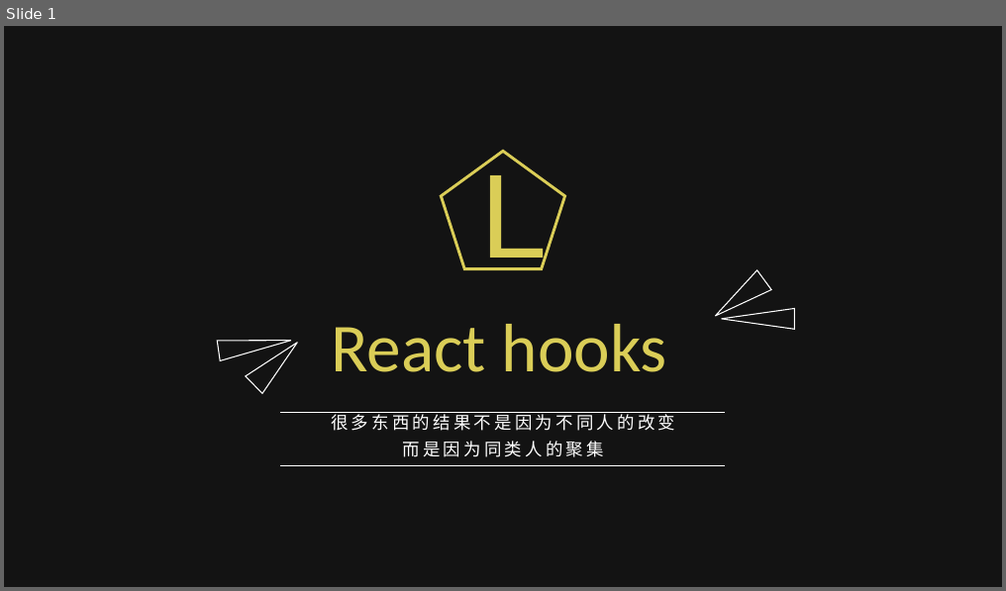
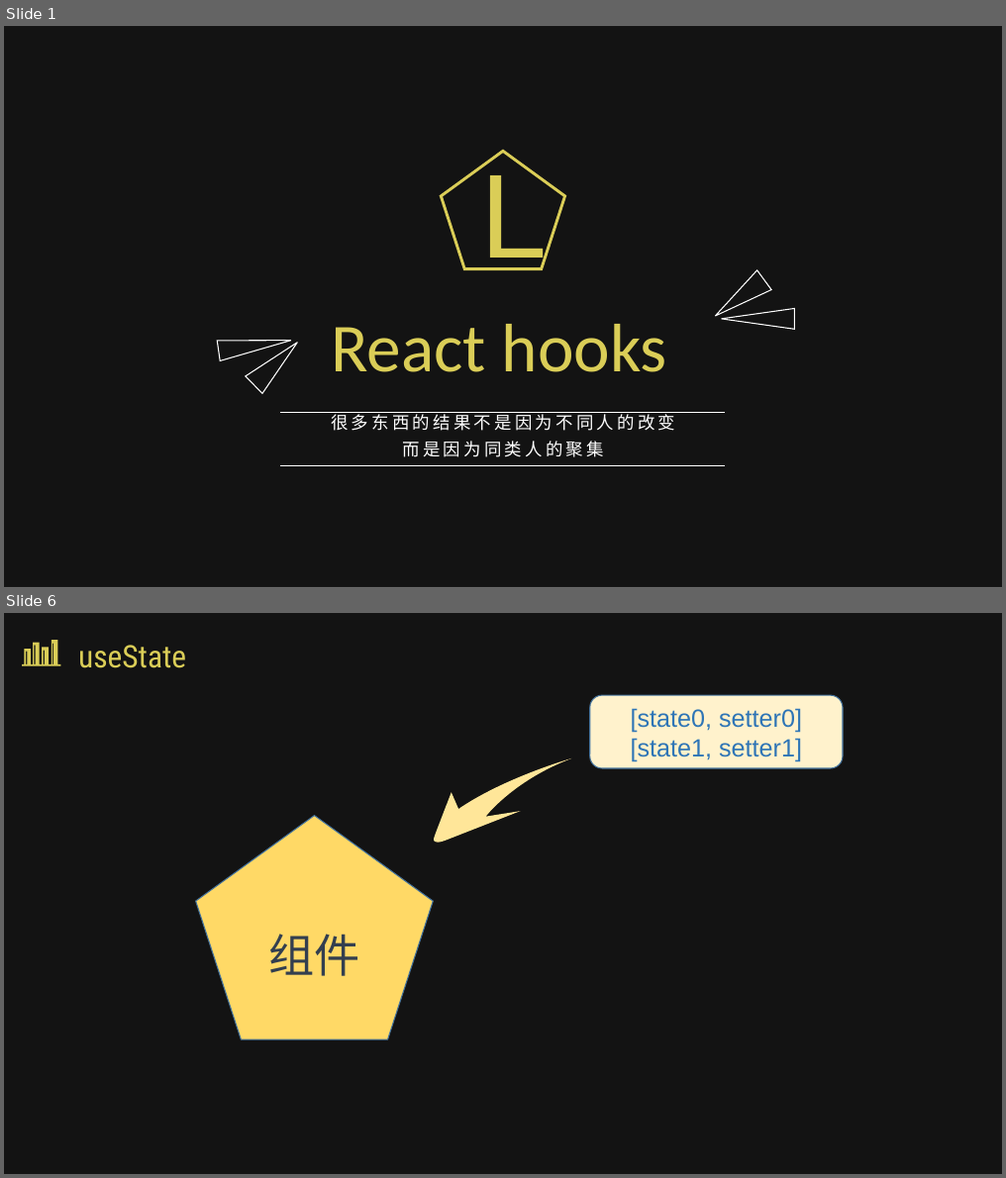
Before and after one commit to Zwe1/use-react-hooks, a slide deck: src/assets/React hooks.pptx. Shown one above the other, each under a label of ours: slide 1 before the commit, slides 1 and 6 after it; the slides between them are not shown. The pictures are 1006x591 and 1006x1178 pixels, drawn with LibreOffice and Linux fonts; fonts in the diff are those of the drawing; background and template pictures are left out; a plain dark background stands for a picture behind light text. Boxes give left, top, right and bottom in pixels: in the first picture for what was removed or moved away, otherwise in the second. Text is boxed around its words. In the diff, an @@ line names an element or a change of style, - is before the commit and + after.

```diff
--- a/src/assets/React hooks.pptx
+++ b/src/assets/React hooks.pptx
@@ slide 6 added at (4, 613, 1002, 1174), background picture (left out); not listed: 1 template element that a slide beside it also shows @@
@@ freeform shape added at (22, 640, 60, 666), fill #DACD57 @@
@@ text added at (78, 645, 186, 668), 30 pt, text #DACD57 @@
+useState
@@ rounded rectangle added at (590, 695, 844, 768), fill #FFF2CC, outline #43739E 1 pt, 24 pt, text #2E75B6 @@
+[state0, setter0]
+[state1, setter1]
@@ freeform shape added at (423, 759, 583, 844), fill #FFE699 @@
@@ pentagon added at (196, 816, 433, 1041), fill #FFD966, outline #43739E 1 pt, 44 pt, text #333F50 @@
+组件
```
Also in this commit, not shown: 8 slides changed, 2 other slides added, 1 slide removed, 6 other files.
